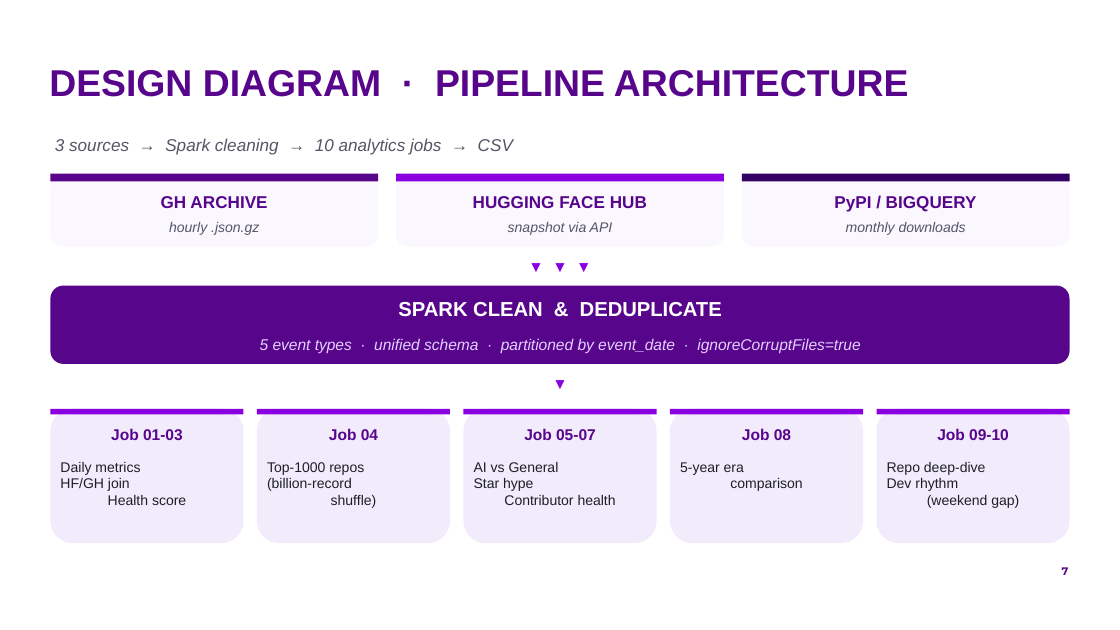
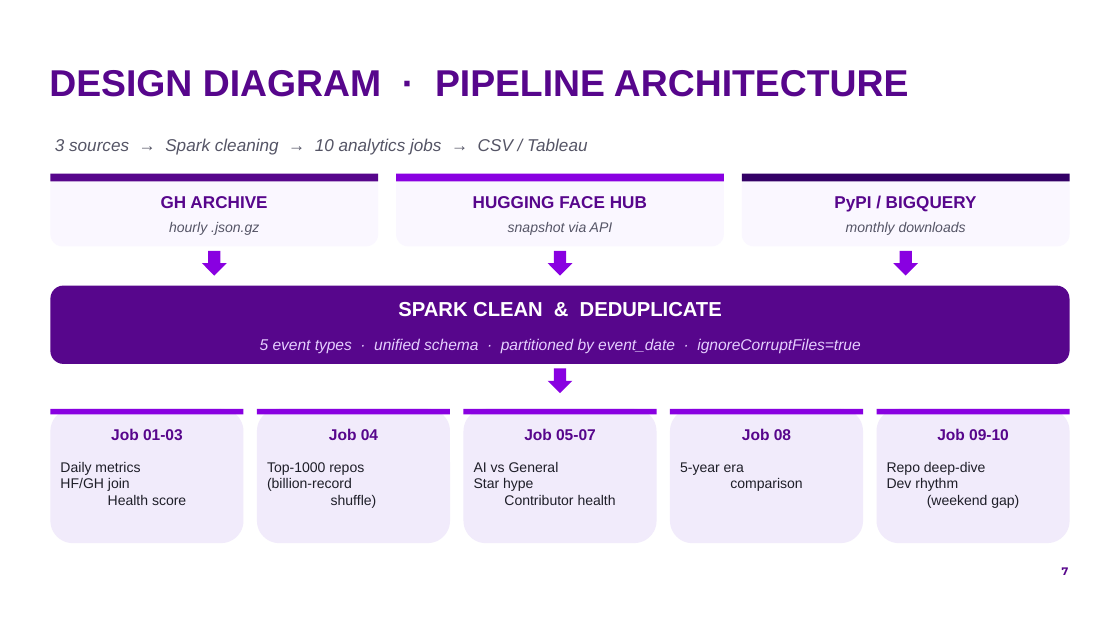
Before and after one commit to by2566-hash/OSS_Pulse, a slide deck: slide 7 of report/presentation/group9_oss_pulse.pptx. Drawn at 1120x630 pixels with LibreOffice and Linux fonts; fonts in the diff are those of the drawing; background and template pictures are left out. Boxes give left, top, right and bottom in pixels: in the first picture for what was removed or moved away, otherwise in the second. Text is boxed around its words. In the diff, an @@ line names an element or a change of style, - is before the commit and + after.

```diff
--- a/report/presentation/group9_oss_pulse.pptx
+++ b/report/presentation/group9_oss_pulse.pptx
@@ text at [55,138,587,155]: text changed @@
-3 sources → Spark cleaning → 10 analytics jobs → CSV
+3 sources → Spark cleaning → 10 analytics jobs → CSV / Tableau
@@ text removed at [50,252,1070,274] @@
-▼ ▼ ▼
@@ down arrow added at [202,251,226,276], fill #8900E1 @@
@@ down arrow added at [548,251,572,276], fill #8900E1 @@
@@ down arrow added at [894,251,918,276], fill #8900E1 @@
@@ text removed at [50,370,1070,392] @@
-▼
@@ down arrow added at [548,368,572,393], fill #8900E1 @@
```
Also in this commit, not shown: 9 other slides changed, 4 slides added, 1 slide removed, 3 other files.
